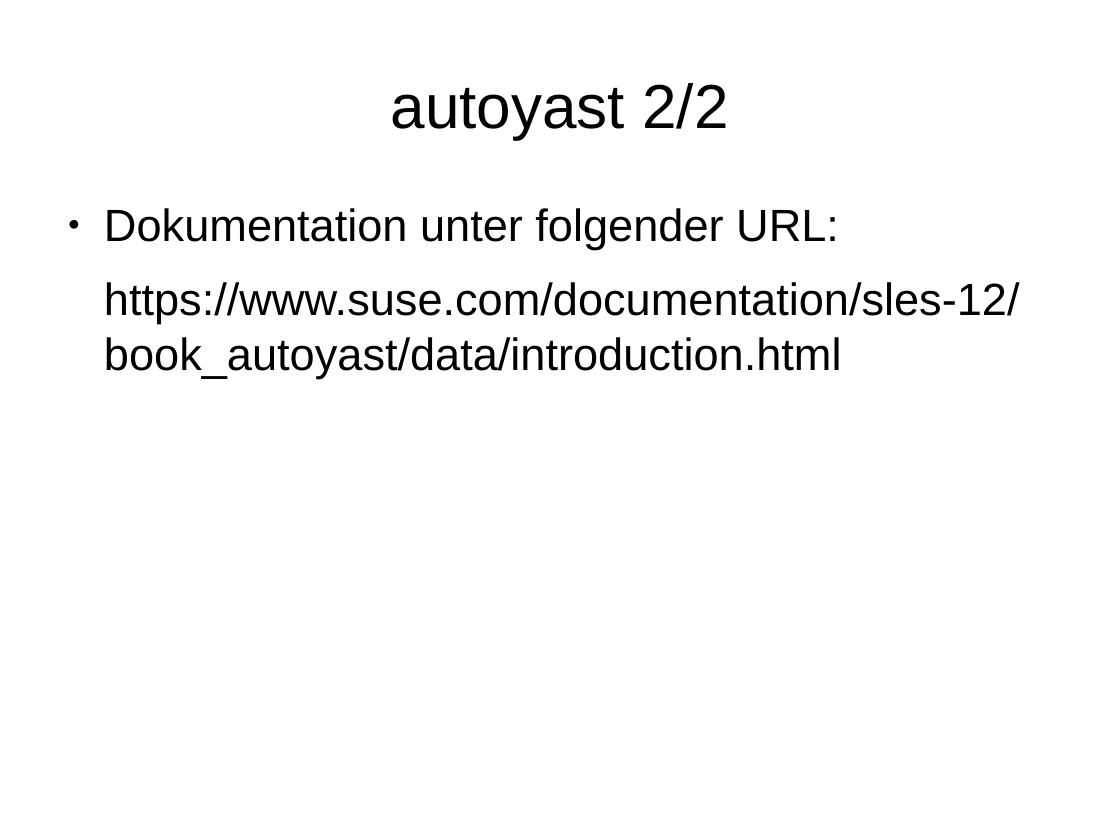
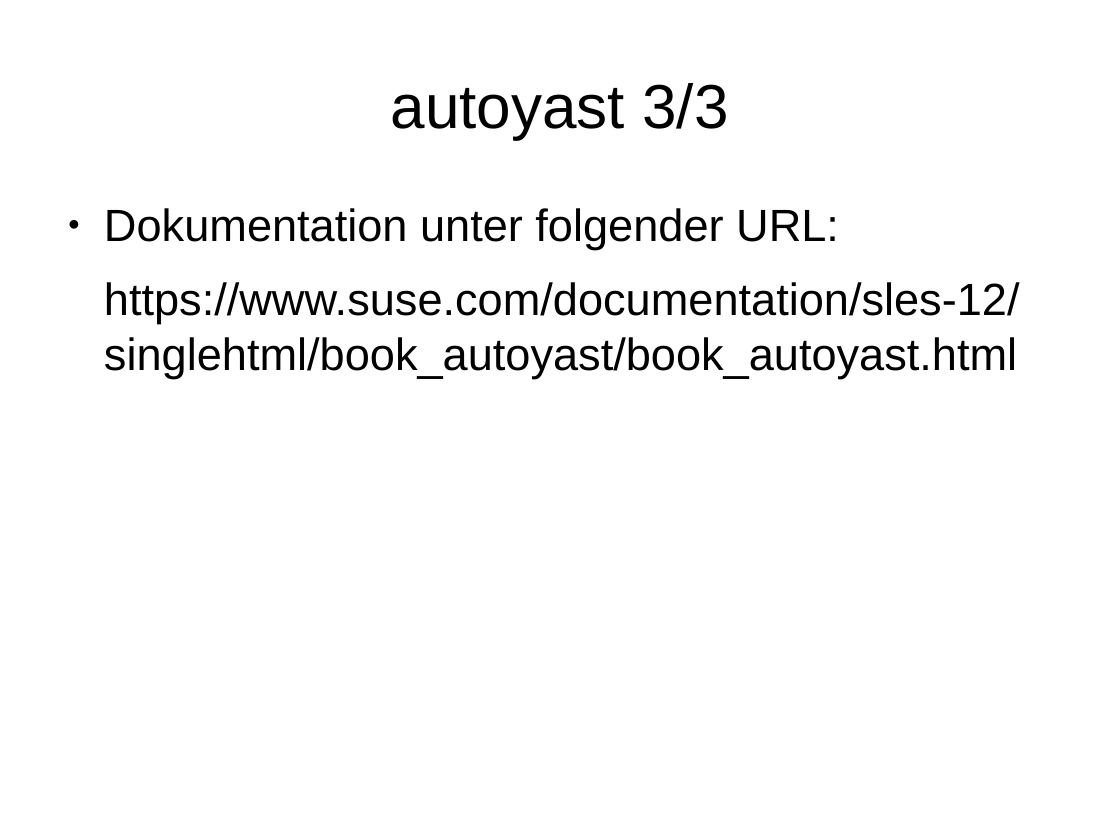
Before and after one commit to adfinis/adsy-trainings, a slide deck: slide 4 of SSA_SUSE-System-Administration/1007_autoyast/modul_autoyast_1007_01_slides.odp (slide 3 before the commit). Drawn at 1120x840 pixels with LibreOffice and Linux fonts; fonts in the diff are those of the drawing. Boxes give left, top, right and bottom in pixels: in the first picture for what was removed or moved away, otherwise in the second. Text is boxed around its words. In the diff, an @@ line names an element or a change of style, - is before the commit and + after.

```diff
--- a/SSA_SUSE-System-Administration/1007_autoyast/modul_autoyast_1007_01_slides.odp
+++ b/SSA_SUSE-System-Administration/1007_autoyast/modul_autoyast_1007_01_slides.odp
@@ title at (x1=391, y1=83, x2=728, y2=139): text changed @@
-autoyast 2/2
+autoyast 3/3
@@ text at (x1=104, y1=282, x2=1020, y2=378): text changed @@
-https://www.suse.com/documentation/sles-12/book_autoyast/data/introduction.html
+https://www.suse.com/documentation/sles-12/singlehtml/book_autoyast/book_autoyast.html
```
Also in this commit, not shown: 3 other slides changed, 1 slide added, 4 other files.
